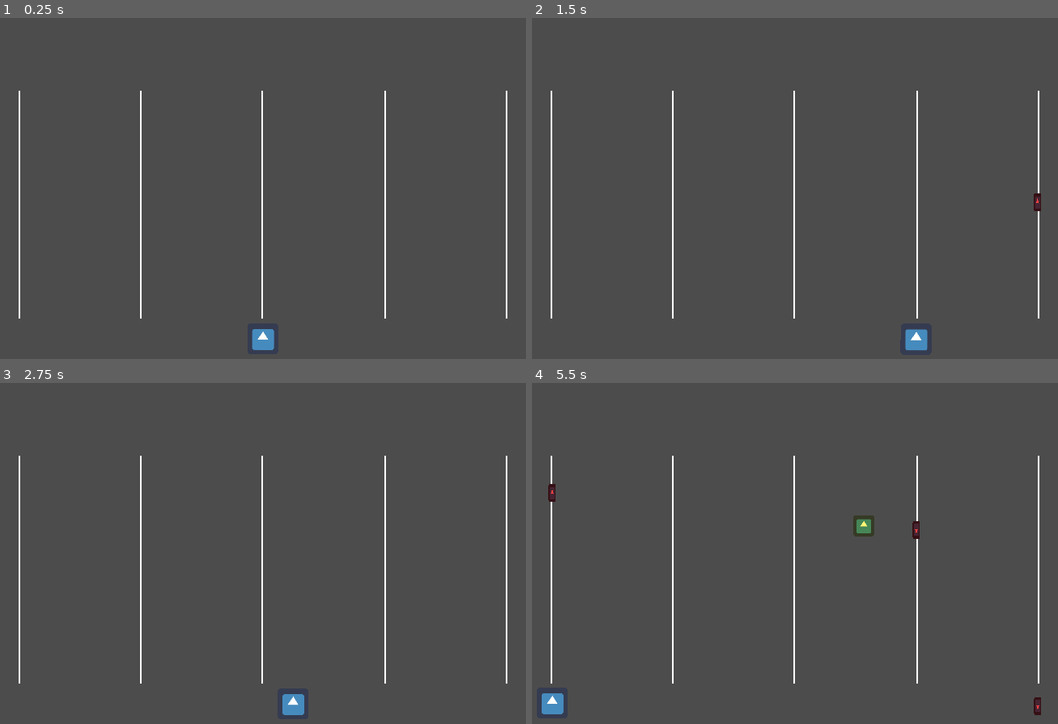
Above: before the commit, frames 1-4 (two rows, left to right).
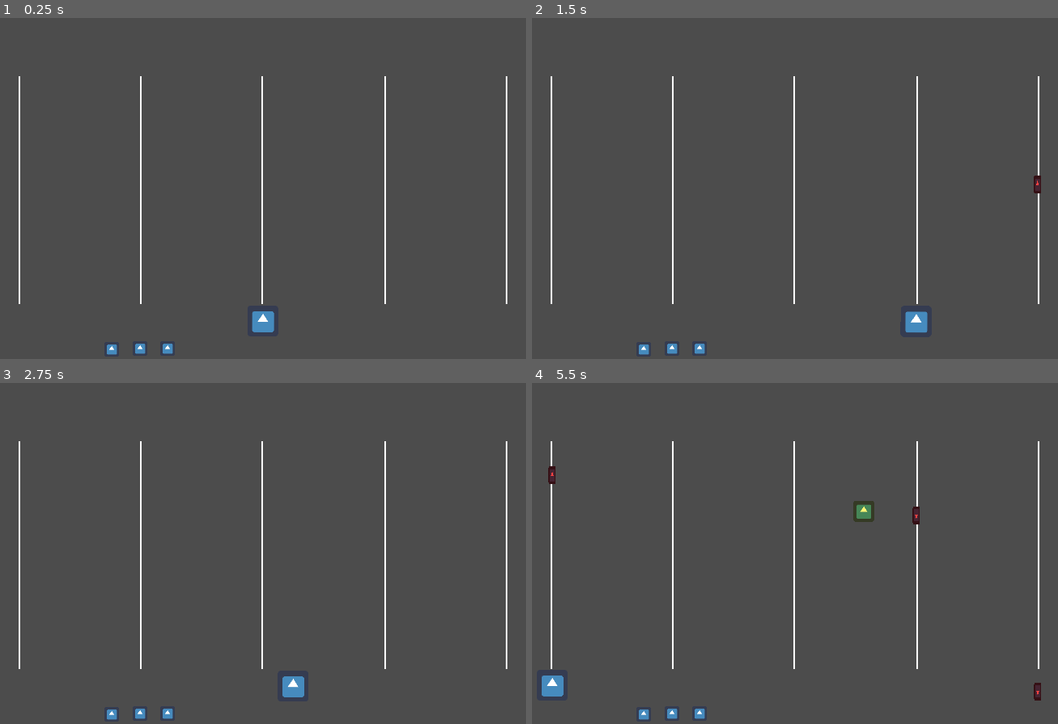
Above: after the commit, the same moments.

Repository: Sleeping-Robot-Games/vapor-rider
Game: Godot game, scene res://scenes/Game.tscn
Same seed, same stepped clock (60 frames per second), same inputs: the game is played once before the commit and once after it. The engine's default icon, where the game draws it, is replaced by a stand-in: a white triangle on a blue panel in a dark square.
Inputs:
- Up to frame 1 (0.25 s): no input
- Up to frame 2 (1.5 s): tap Enter at 0.5 s; hold Right (right) 0.53-1.28 s; tap Space (shoot) at 0.6, 1.25, 1.35 s; hold Left (left) from 1.28 s (still down)
- Up to frame 3 (2.75 s): release Left (left) at 2.03 s; hold Right (right) from 2.03 s (still down); tap Space (shoot) at 2.1 s
- Up to frame 4 (5.5 s): tap Space (shoot) every 0.75 s from 2.85 to 5.1 s; release Right (right) at 3.53 s; hold Left (left) from 3.53 s (still down)

The runs differ from the first frame. In frame 1, 0.8% of the frame differs, in the area x 3-97%, y 17-99%; in frame 2, 0.9%; in frame 3, 0.7%; in frame 4, 1.5%, in the area x 1-97%, y 17-99%.

Commit message:
adds lives UI WIP

Diff:
--- a/scenes/Game.tscn
+++ b/scenes/Game.tscn
@@ -1,7 +1,8 @@
-[gd_scene load_steps=4 format=2]
+[gd_scene load_steps=5 format=2]
 
 [ext_resource path="res://scenes/Player.tscn" type="PackedScene" id=1]
 [ext_resource path="res://scripts/Game.gd" type="Script" id=2]
+[ext_resource path="res://icon.png" type="Texture" id=3]
 
 [sub_resource type="Curve2D" id=3]
 _data = {
@@ -14,6 +15,7 @@
 [node name="YSort" type="YSort" parent="."]
 
 [node name="PlayerPath2D" type="Path2D" parent="YSort"]
+position = Vector2( 0, -10 )
 curve = SubResource( 3 )
 
 [node name="PathFollow2D" type="PathFollow2D" parent="YSort/PlayerPath2D"]
@@ -22,122 +24,123 @@
 offset = 75.0
 
 [node name="Player" parent="YSort/PlayerPath2D/PathFollow2D" instance=ExtResource( 1 )]
+position = Vector2( -0.00332642, -0.999939 )
 
 [node name="Lanes" type="Node2D" parent="YSort"]
 
 [node name="lane0" type="ColorRect" parent="YSort/Lanes"]
 margin_left = 47.0
-margin_top = 74.0
+margin_top = 65.0
 margin_right = 48.0
-margin_bottom = 215.0
+margin_bottom = 206.0
 
 [node name="lane1" type="ColorRect" parent="YSort/Lanes"]
 margin_left = 122.0
-margin_top = 74.0
+margin_top = 65.0
 margin_right = 123.0
-margin_bottom = 215.0
+margin_bottom = 206.0
 
 [node name="lane2" type="ColorRect" parent="YSort/Lanes"]
 margin_left = 197.0
-margin_top = 74.0
+margin_top = 65.0
 margin_right = 198.0
-margin_bottom = 215.0
+margin_bottom = 206.0
 
 [node name="lane3" type="ColorRect" parent="YSort/Lanes"]
 margin_left = 273.0
-margin_top = 74.0
+margin_top = 65.0
 margin_right = 274.0
-margin_bottom = 215.0
+margin_bottom = 206.0
 
 [node name="lane4" type="ColorRect" parent="YSort/Lanes"]
 margin_left = 348.0
-margin_top = 74.0
+margin_top = 65.0
 margin_right = 349.0
-margin_bottom = 215.0
+margin_bottom = 206.0
 
 [node name="EnemyPositionPoints" type="Node2D" parent="YSort"]
 
 [node name="Spawns" type="Node2D" parent="YSort/EnemyPositionPoints"]
 
 [node name="Spawn0" type="Position2D" parent="YSort/EnemyPositionPoints/Spawns"]
-position = Vector2( 47, 40 )
+position = Vector2( 47, 35 )
 
 [node name="Spawn1" type="Position2D" parent="YSort/EnemyPositionPoints/Spawns"]
-position = Vector2( 122, 40 )
+position = Vector2( 122, 35 )
 
 [node name="Spawn2" type="Position2D" parent="YSort/EnemyPositionPoints/Spawns"]
-position = Vector2( 197, 40 )
+position = Vector2( 197, 35 )
 
 [node name="Spawn3" type="Position2D" parent="YSort/EnemyPositionPoints/Spawns"]
-position = Vector2( 271, 40 )
+position = Vector2( 271, 35 )
 
 [node name="Spawn4" type="Position2D" parent="YSort/EnemyPositionPoints/Spawns"]
-position = Vector2( 347, 40 )
+position = Vector2( 347, 35 )
 
 [node name="Lanes" type="Node2D" parent="YSort/EnemyPositionPoints"]
 
 [node name="Lane0Pos0" type="Position2D" parent="YSort/EnemyPositionPoints/Lanes"]
-position = Vector2( 48, 74 )
+position = Vector2( 48, 65 )
 
 [node name="Lane0Pos1" type="Position2D" parent="YSort/EnemyPositionPoints/Lanes"]
-position = Vector2( 48, 121 )
+position = Vector2( 48, 112 )
 
 [node name="Lane0Pos2" type="Position2D" parent="YSort/EnemyPositionPoints/Lanes"]
-position = Vector2( 48, 174 )
+position = Vector2( 48, 165 )
 
 [node name="Lane1Pos0" type="Position2D" parent="YSort/EnemyPositionPoints/Lanes"]
-position = Vector2( 123, 74 )
+position = Vector2( 123, 65 )
 
 [node name="Lane1Pos1" type="Position2D" parent="YSort/EnemyPositionPoints/Lanes"]
-position = Vector2( 123, 121 )
+position = Vector2( 123, 112 )
 
 [node name="Lane1Pos2" type="Position2D" parent="YSort/EnemyPositionPoints/Lanes"]
-position = Vector2( 123, 174 )
+position = Vector2( 123, 165 )
 
 [node name="Lane2Pos0" type="Position2D" parent="YSort/EnemyPositionPoints/Lanes"]
-position = Vector2( 198, 74 )
+position = Vector2( 198, 65 )
 
 [node name="Lane2Pos1" type="Position2D" parent="YSort/EnemyPositionPoints/Lanes"]
-position = Vector2( 198, 121 )
+position = Vector2( 198, 112 )
 
 [node name="Lane2Pos2" type="Position2D" parent="YSort/EnemyPositionPoints/Lanes"]
-position = Vector2( 198, 174 )
+position = Vector2( 198, 165 )
 
 [node name="Lane3Pos0" type="Position2D" parent="YSort/EnemyPositionPoints/Lanes"]
-position = Vector2( 273, 74 )
+position = Vector2( 273, 65 )
 
 [node name="Lane3Pos1" type="Position2D" parent="YSort/EnemyPositionPoints/Lanes"]
-position = Vector2( 273, 121 )
+position = Vector2( 273, 112 )
 
 [node name="Lane3Pos2" type="Position2D" parent="YSort/EnemyPositionPoints/Lanes"]
-position = Vector2( 274, 174 )
+position = Vector2( 274, 165 )
 rotation = 0.00540303
 
 [node name="Lane4Pos0" type="Position2D" parent="YSort/EnemyPositionPoints/Lanes"]
-position = Vector2( 348, 74 )
+position = Vector2( 348, 65 )
 
 [node name="Lane4Pos1" type="Position2D" parent="YSort/EnemyPositionPoints/Lanes"]
-position = Vector2( 348, 121 )
+position = Vector2( 348, 112 )
 
 [node name="Lane4Pos2" type="Position2D" parent="YSort/EnemyPositionPoints/Lanes"]
-position = Vector2( 349, 174 )
+position = Vector2( 349, 165 )
 
 [node name="Deliveries" type="Node2D" parent="YSort/EnemyPositionPoints"]
 
 [node name="Lane0" type="Position2D" parent="YSort/EnemyPositionPoints/Deliveries"]
-position = Vector2( 48, 219 )
+position = Vector2( 48, 210 )
 
 [node name="Lane1" type="Position2D" parent="YSort/EnemyPositionPoints/Deliveries"]
-position = Vector2( 123, 219 )
+position = Vector2( 123, 210 )
 
 [node name="Lane2" type="Position2D" parent="YSort/EnemyPositionPoints/Deliveries"]
-position = Vector2( 198, 219 )
+position = Vector2( 198, 210 )
 
 [node name="Lane3" type="Position2D" parent="YSort/EnemyPositionPoints/Deliveries"]
-position = Vector2( 273, 219 )
+position = Vector2( 273, 210 )
 
 [node name="Lane4" type="Position2D" parent="YSort/EnemyPositionPoints/Deliveries"]
-position = Vector2( 348, 218 )
+position = Vector2( 348, 209 )
 
 [node name="OuterSpawns" type="Node2D" parent="YSort/EnemyPositionPoints"]
 
@@ -151,4 +154,21 @@
 wait_time = 3.0
 autostart = true
 
+[node name="CanvasLayer" type="CanvasLayer" parent="."]
+
+[node name="Life" type="Sprite" parent="CanvasLayer"]
+position = Vector2( 104.5, 234 )
+scale = Vector2( 0.140625, 0.140625 )
+texture = ExtResource( 3 )
+
+[node name="Life2" type="Sprite" parent="CanvasLayer"]
+position = Vector2( 122, 233.5 )
+scale = Vector2( 0.140625, 0.140625 )
+texture = ExtResource( 3 )
+
+[node name="Life3" type="Sprite" parent="CanvasLayer"]
+position = Vector2( 139, 233.5 )
+scale = Vector2( 0.140625, 0.140625 )
+texture = ExtResource( 3 )
+
 [connection signal="timeout" from="EnemySpawnTimer" to="." method="_on_EnemySpawnTimer_timeout"]
